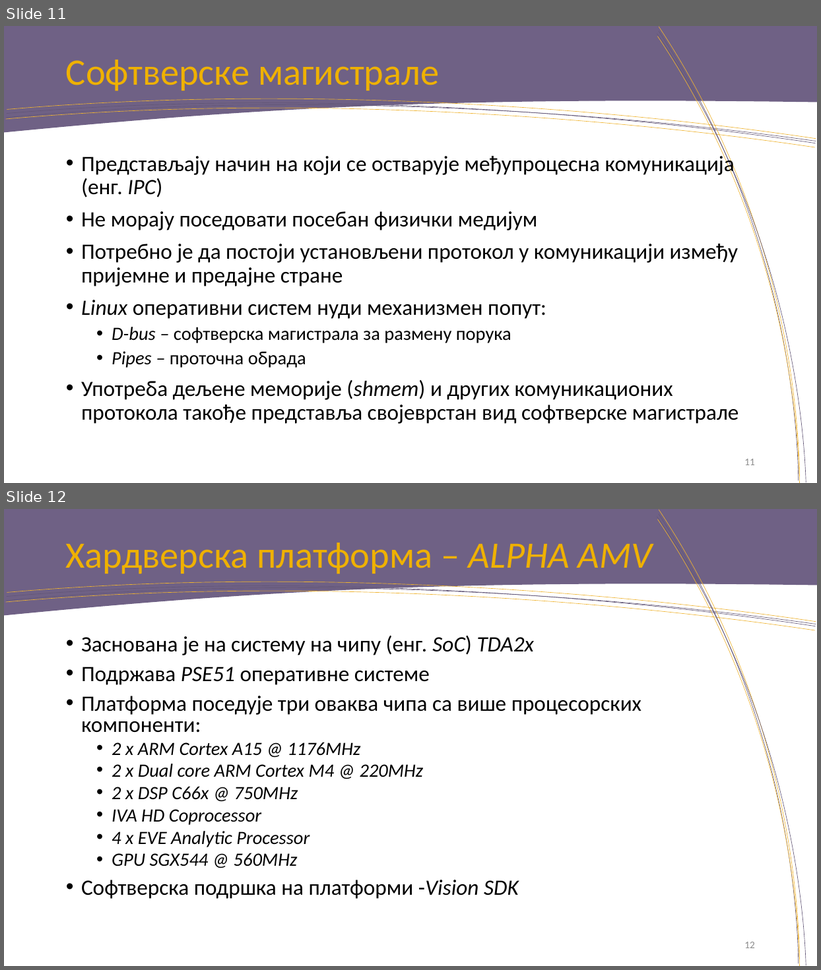
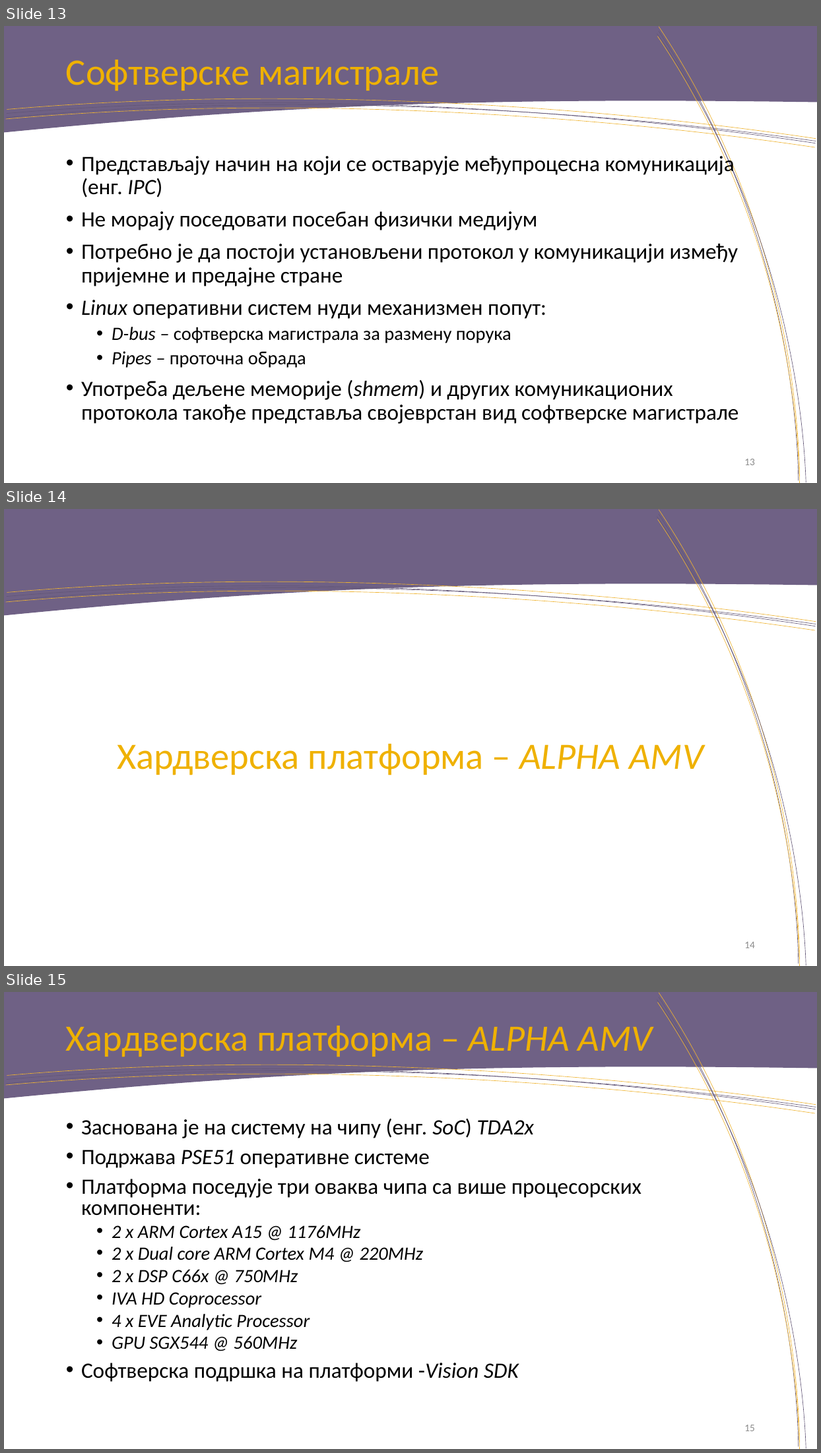
Before and after one commit to rondor1/msc, a slide deck: msc-e28-2018-pres.pptx. Shown one above the other, each under a label of ours: slides 11 and 12 before the commit, slides 13, 14 and 15 after it. The pictures are 821x970 and 821x1453 pixels, drawn with LibreOffice and Linux fonts; fonts in the diff are those of the drawing; background and template pictures are left out. Boxes give left, top, right and bottom in pixels: in the first picture for what was removed or moved away, otherwise in the second. Text is boxed around its words. In the diff, an @@ line names an element or a change of style, - is before the commit and + after.

```diff
--- a/msc-e28-2018-pres.pptx
+++ b/msc-e28-2018-pres.pptx
@@ slide 14 added at [4,509,817,966], background #FFFFFF; not listed: 9 template elements that a slide beside it also shows @@
@@ title added at [117,744,704,776], 44 pt, text #EFB100 @@
+Хардверска платформа – ALPHA AMV
@@ page number added at [745,942,755,949], 12 pt, text #8C8C8C @@
+14
@@ what was slide 11 is now slide 13 @@
@@ page number at [745,459,755,466]: text changed @@
-11
+13
@@ what was slide 12 is now slide 15 @@
@@ page number at [745,1425,755,1432]: text changed @@
-12
+15
```
Also in this commit, not shown: 12 slides changed, 5 other slides added, 3 other files.
